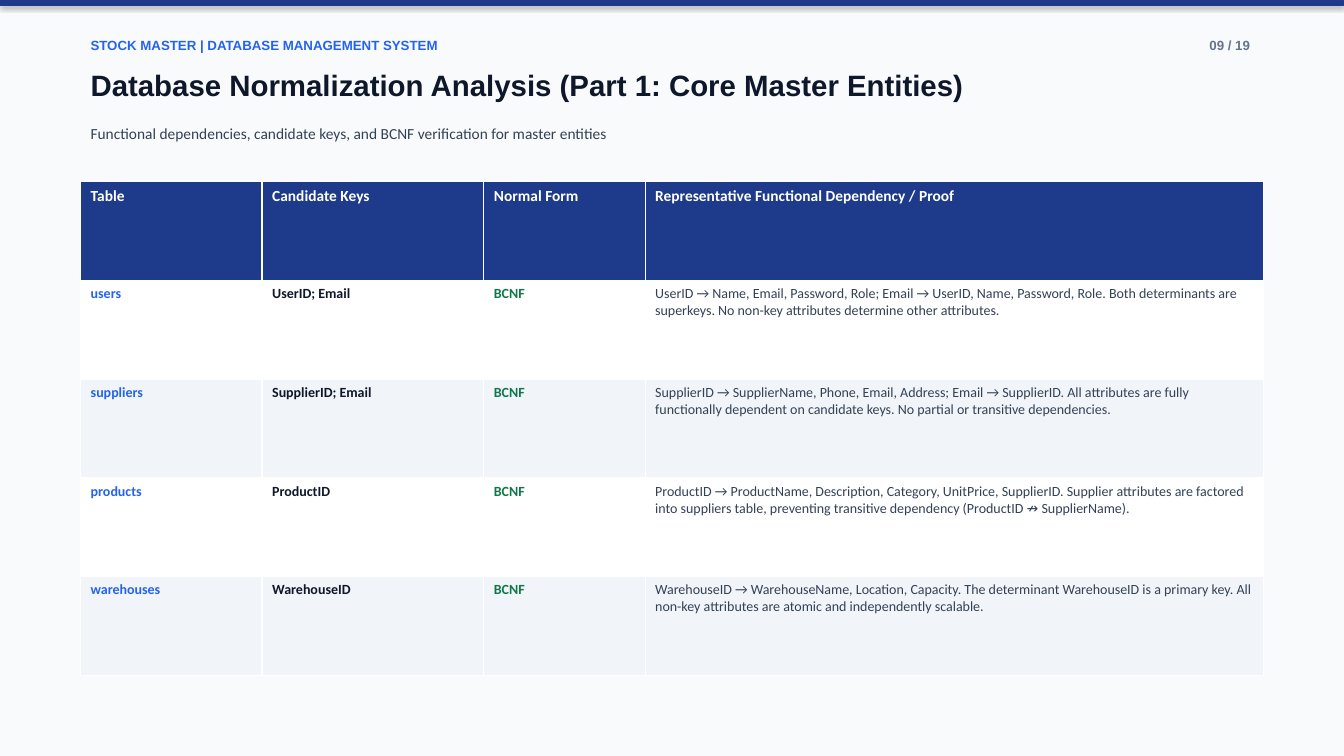
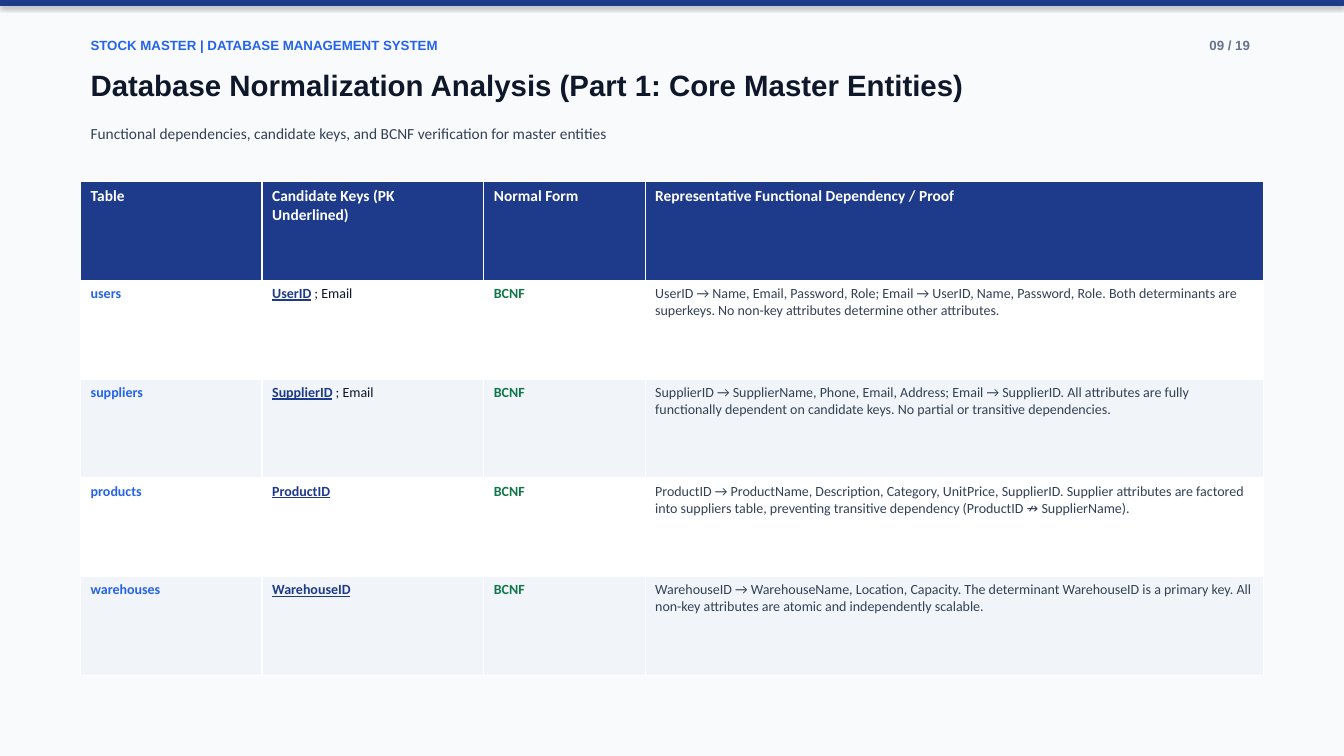
Before and after one commit to puneethkalinga/StockMaster-DBMS, a slide deck: slide 10 of StockMaster_Final_Review_Presentation.pptx. Drawn at 1344x756 pixels with LibreOffice and Linux fonts; fonts in the diff are those of the drawing. Boxes give left, top, right and bottom in pixels: in the first picture for what was removed or moved away, otherwise in the second. Text is boxed around its words. In the diff, an @@ line names an element or a change of style, - is before the commit and + after.

Commit message:
Underline primary keys across presentation slides, relational schema, and project report

```diff
--- a/StockMaster_Final_Review_Presentation.pptx
+++ b/StockMaster_Final_Review_Presentation.pptx
@@ table at <box>81,181,1263,676</box> @@
-row 1, column 2: Candidate Keys
+row 1, column 2: Candidate Keys (PK Underlined)
-row 2, column 2: UserID; Email
+row 2, column 2: UserID ; Email
-row 3, column 2: SupplierID; Email
+row 3, column 2: SupplierID ; Email
@@ text colour #0F172A to #1E3A8A, underline on in "ProductID", "WarehouseID" @@
```
Also in this commit, not shown: 3 other slides changed, 3 other files.
